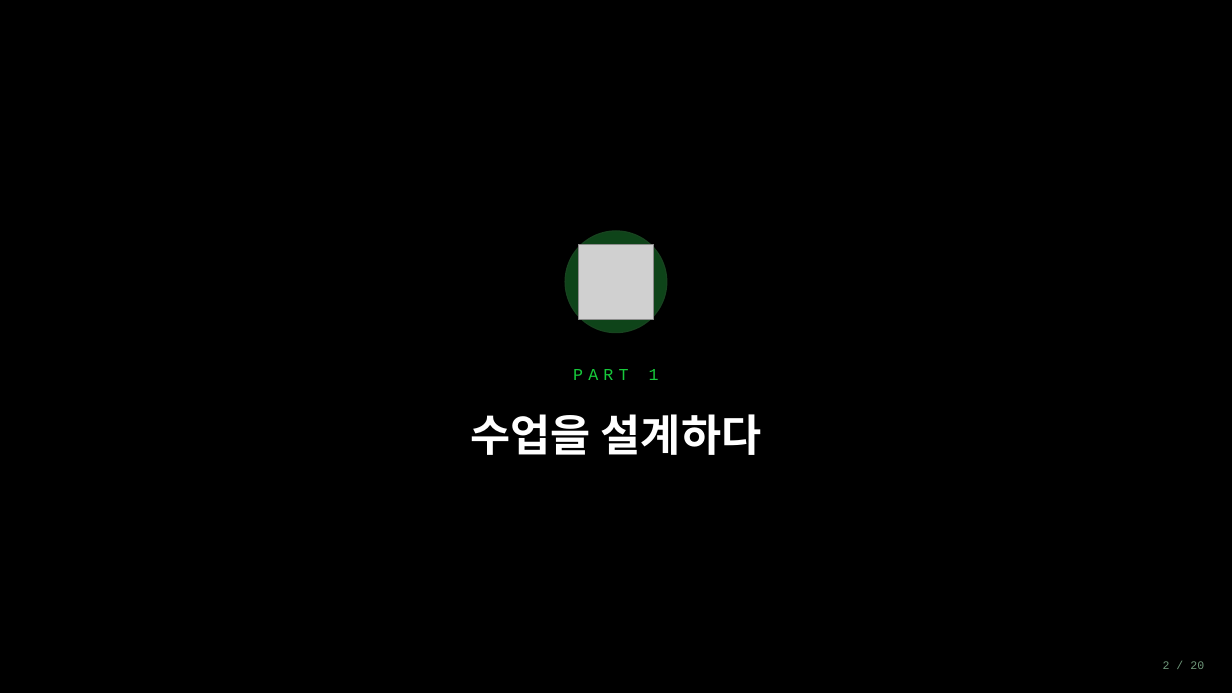
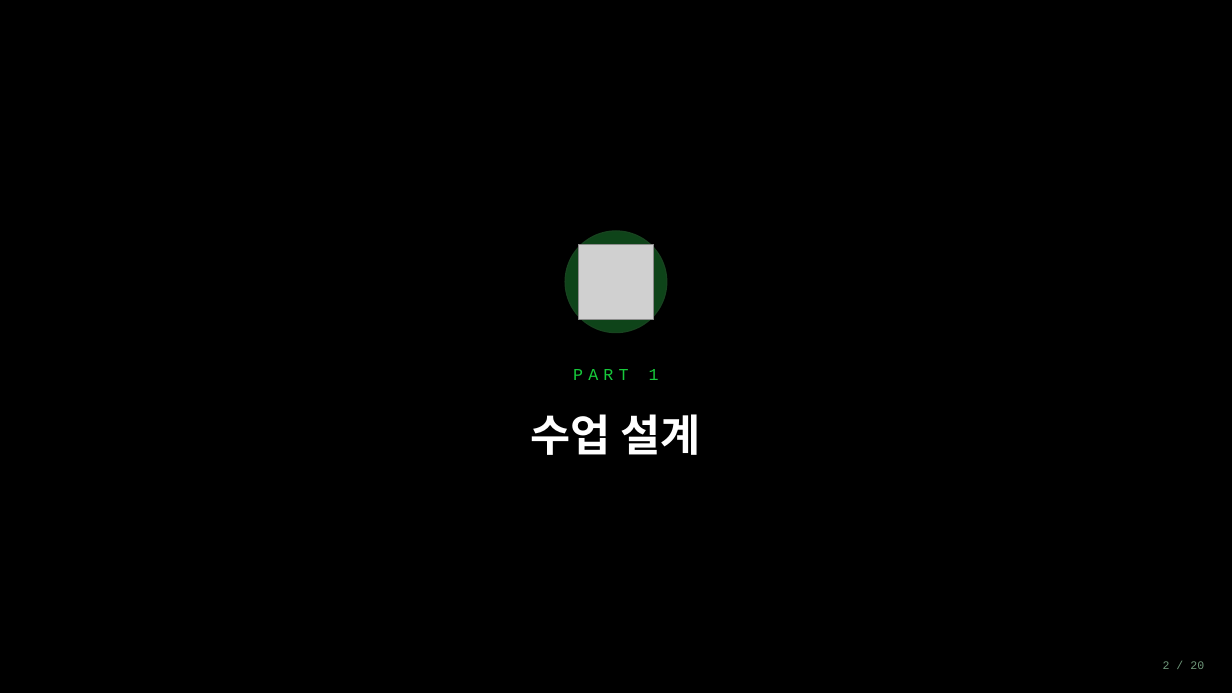
Before and after one commit to shk-cell/Macro_Classroom, a slide deck: slide 2 of 가르치지않아도배운다_발표_v2.pptx. Drawn at 1232x693 pixels with LibreOffice and Linux fonts; fonts in the diff are those of the drawing; grey boxes stand for pictures. Boxes give left, top, right and bottom in pixels: in the first picture for what was removed or moved away, otherwise in the second. Text is boxed around its words. In the diff, an @@ line names an element or a change of style, - is before the commit and + after.

```diff
--- a/가르치지않아도배운다_발표_v2.pptx
+++ b/가르치지않아도배운다_발표_v2.pptx
@@ text at bbox=[531, 414, 701, 455]: text changed @@
-수업을 설계하다
+수업 설계
```
Also in this commit, not shown: 2 other slides changed, 1 slide added, 1 other file.
